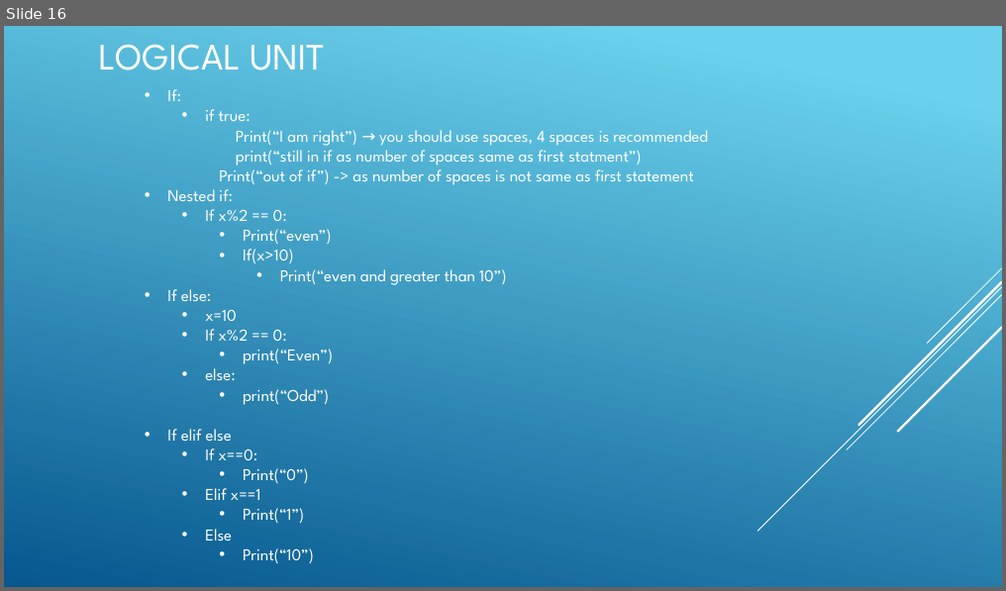
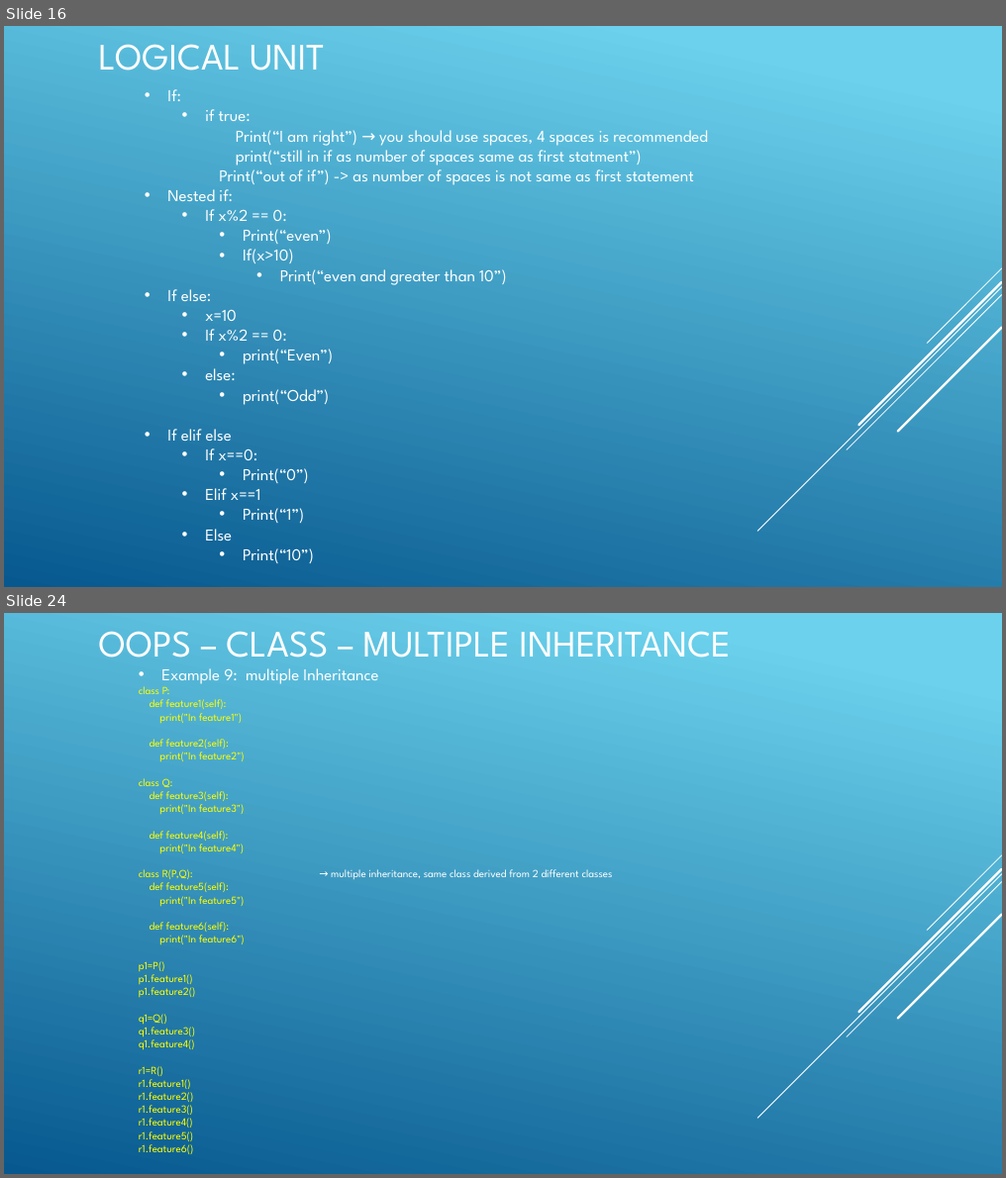
Before and after one commit to tvkatgit/DataScience-Python, a slide deck: Python.pptx. Shown one above the other, each under a label of ours: slide 16 before the commit, slides 16 and 24 after it; the slides between them are not shown. The pictures are 1006x591 and 1006x1178 pixels, drawn with LibreOffice and Linux fonts; fonts in the diff are those of the drawing. Boxes give left, top, right and bottom in pixels: in the first picture for what was removed or moved away, otherwise in the second. Text is boxed around its words. In the diff, an @@ line names an element or a change of style, - is before the commit and + after.

```diff
--- a/Python.pptx
+++ b/Python.pptx
@@ slide 24 added at (4,613,1002,1174), background gradient #6ED2EB to #06588E; not listed: 5 template elements that a slide beside it also shows @@
@@ text added at (99,631,731,658), 36 pt, text #FFFFFF @@
+OOPS – CLASS – MULTIPLE INHERITANCE
@@ text added at (139,668,378,1155), 10.5 pt, text #FFFF00 @@
+• Example 9: multiple Inheritance
+class P:
+def feature1(self):
+print("In feature1")
+def feature2(self):
+print("In feature2")
+class Q:
+def feature3(self):
+print("In feature3")
+def feature4(self):
+print("In feature4")
+class R(P,Q): → multiple inheritance, same class derived from 2 different classes
+def feature5(self):
+print("In feature5")
+def feature6(self):
+print("In feature6")
+p1=P()
+p1.feature1()
+p1.feature2()
+q1=Q()
+q1.feature3()
+q1.feature4()
+r1=R()
+r1.feature1()
+r1.feature2()
+r1.feature3()
+r1.feature4()
+r1.feature5()
+r1.feature6()
```
Also in this commit, not shown: 4 slides changed, 14 other slides added.
